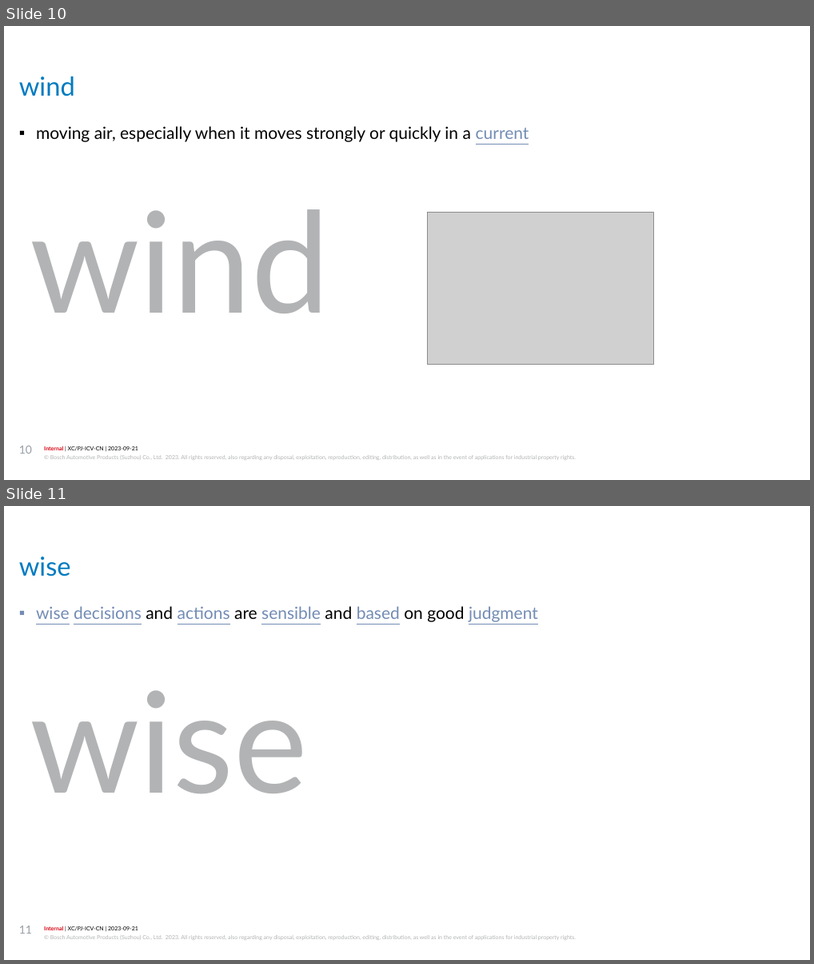
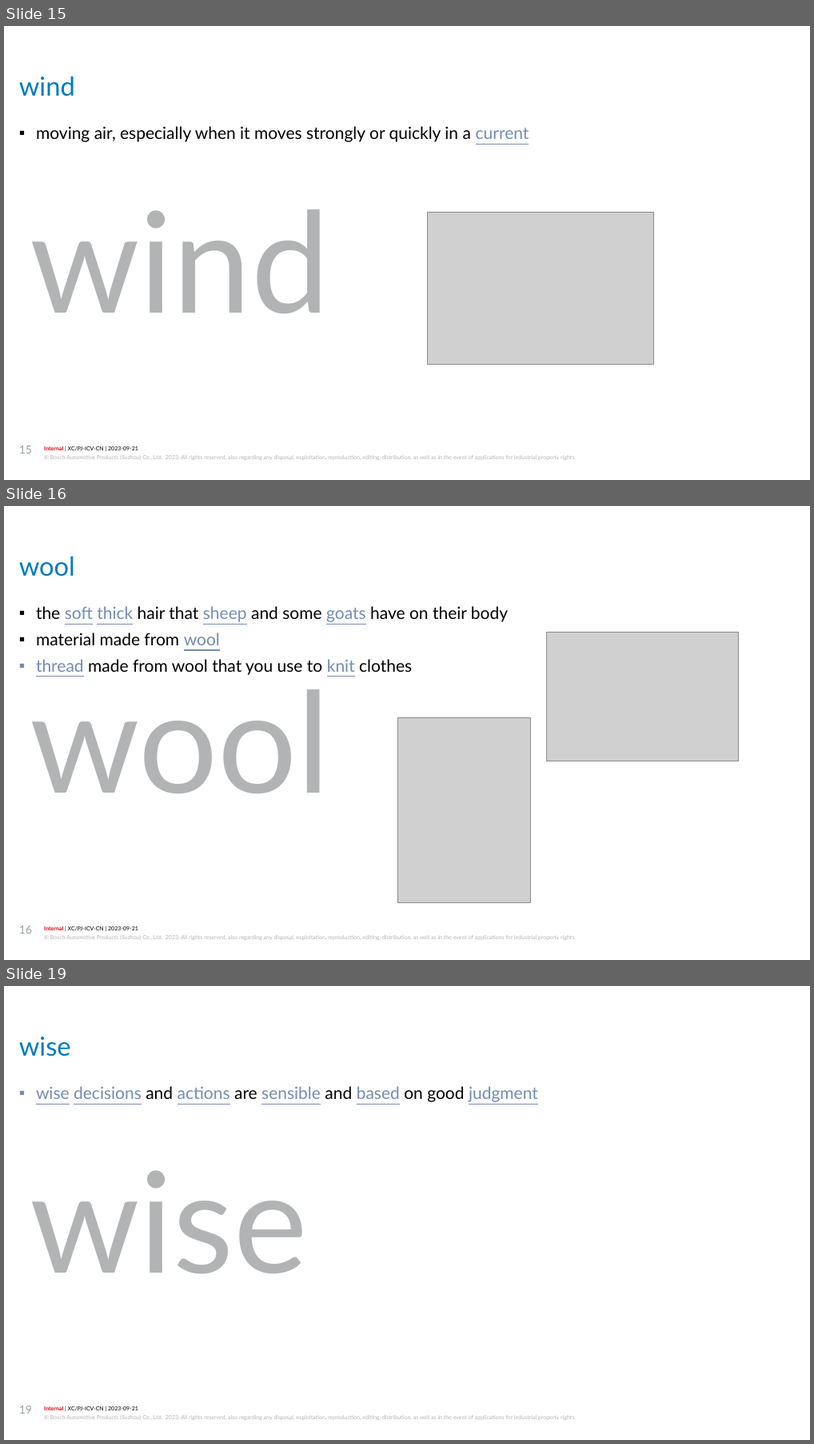
Before and after one commit to jiangyigithub/atomic-habit, a slide deck: longman 3000.pptx. Shown one above the other, each under a label of ours: slides 10 and 11 before the commit, slides 15, 16 and 19 after it; the slides between them are not shown. The pictures are 814x964 and 814x1444 pixels, drawn with LibreOffice and Linux fonts; fonts in the diff are those of the drawing; grey boxes stand for pictures; background and template pictures are left out. Boxes give left, top, right and bottom in pixels: in the first picture for what was removed or moved away, otherwise in the second. Text is boxed around its words. In the diff, an @@ line names an element or a change of style, - is before the commit and + after.

```diff
--- a/longman 3000.pptx
+++ b/longman 3000.pptx
@@ slide 16 added at bbox=[4, 506, 810, 960], background #FFFFFF; not listed: 2 template elements that a slide beside it also shows @@
@@ title added at bbox=[19, 556, 75, 576], 28 pt, text #007BC0 @@
+wool
@@ text added at bbox=[36, 606, 508, 675], 18 pt, text #000000 @@
+▪ the soft thick hair that sheep and some goats have on their body
+▪ material made from wool
+▪ thread made from wool that you use to knit clothes
@@ picture added at bbox=[546, 632, 738, 760] @@
@@ text added at bbox=[30, 672, 330, 793], 150 pt, text #B2B3B5 @@
+wool
@@ picture added at bbox=[398, 717, 531, 903] @@
@@ page number added at bbox=[19, 925, 32, 933], 12 pt, text #999FA6 @@
+16
@@ what was slide 10 is now slide 15 @@
@@ page number at bbox=[19, 445, 32, 453]: text changed @@
-10
+15
@@ what was slide 11 is now slide 19 @@
@@ page number at bbox=[19, 1405, 32, 1413]: text changed @@
-11
+19
```
Also in this commit, not shown: 2 slides changed, 7 other slides added.
